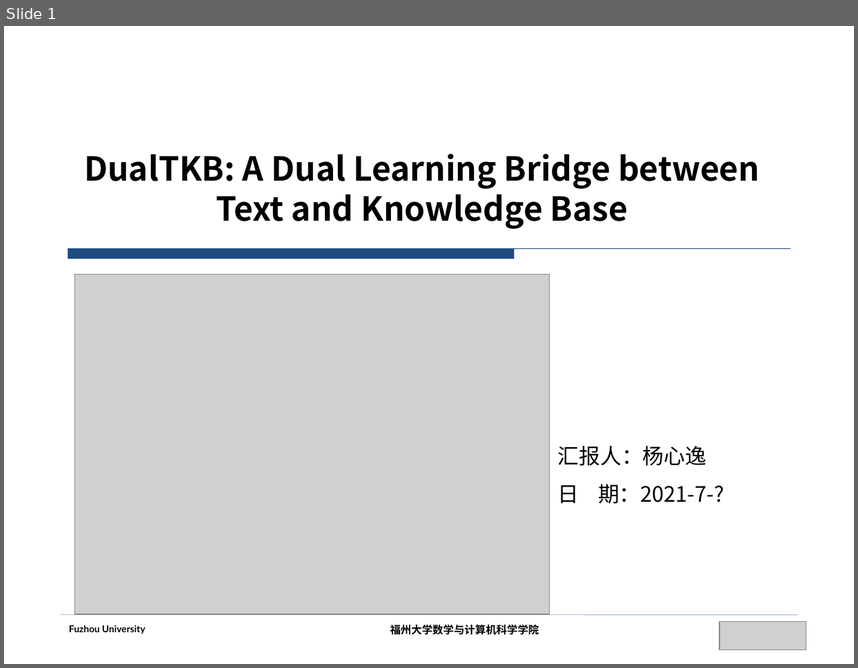
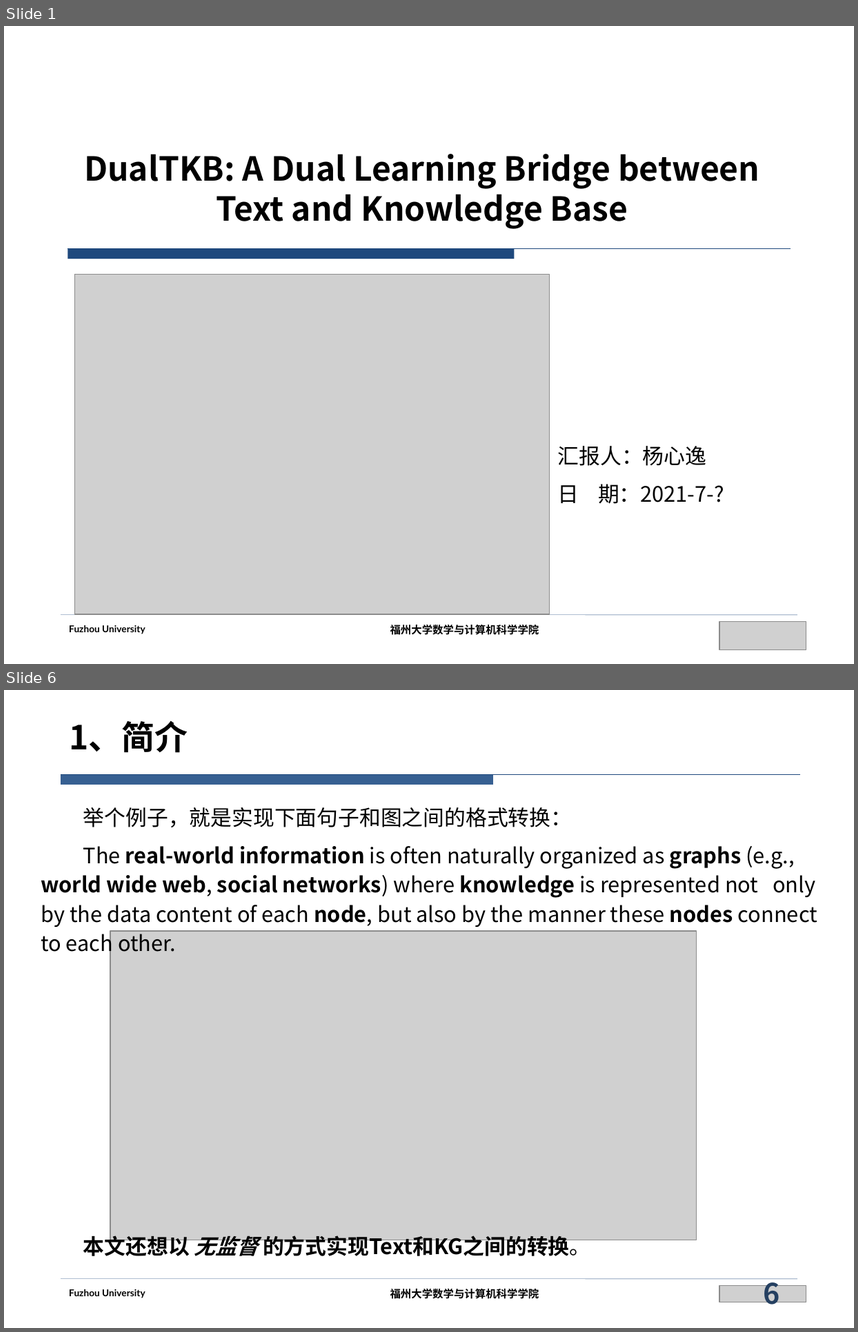
Before and after one commit to siberia0015/Paper-Report, a slide deck: 实验室/DualTKB（未完成）/DualTKB.pptx. Shown one above the other, each under a label of ours: slide 1 before the commit, slides 1 and 6 after it; the slides between them are not shown. The pictures are 858x668 and 858x1332 pixels, drawn with LibreOffice and Linux fonts; fonts in the diff are those of the drawing; grey boxes stand for pictures; background and template pictures are left out. Boxes give left, top, right and bottom in pixels: in the first picture for what was removed or moved away, otherwise in the second. Text is boxed around its words. In the diff, an @@ line names an element or a change of style, - is before the commit and + after.

```diff
--- a/实验室/DualTKB（未完成）/DualTKB.pptx
+++ b/实验室/DualTKB（未完成）/DualTKB.pptx
@@ slide 6 added at box(4, 690, 854, 1328), background #FFFFFF; not listed: 4 template elements that a slide beside it also shows @@
@@ title added at box(69, 721, 188, 753), 28 pt, text #000000, bold @@
+1、简介
@@ freeform shape added at box(61, 774, 800, 785), fill #376092, outline #1F497D 0.75 pt @@
@@ text added at box(41, 807, 818, 1259), 18 pt, text #000000 @@
+举个例子，就是实现下面句子和图之间的格式转换：
+The real-world information is often naturally organized as graphs (e.g., world wide web, social networks) where knowledge is represented not only by the data content of each node, but also by the manner these nodes connect to each other.
+本文还想以 无监督 的方式实现Text和KG之间的转换。
@@ picture added at box(110, 931, 697, 1239) @@
@@ picture added at box(720, 1285, 806, 1302) @@
@@ page number added at box(763, 1274, 780, 1310), 24 pt, text #254061, bold @@
+6
```
Also in this commit, not shown: 18 slides changed, 7 other slides added, 9 slides removed.
